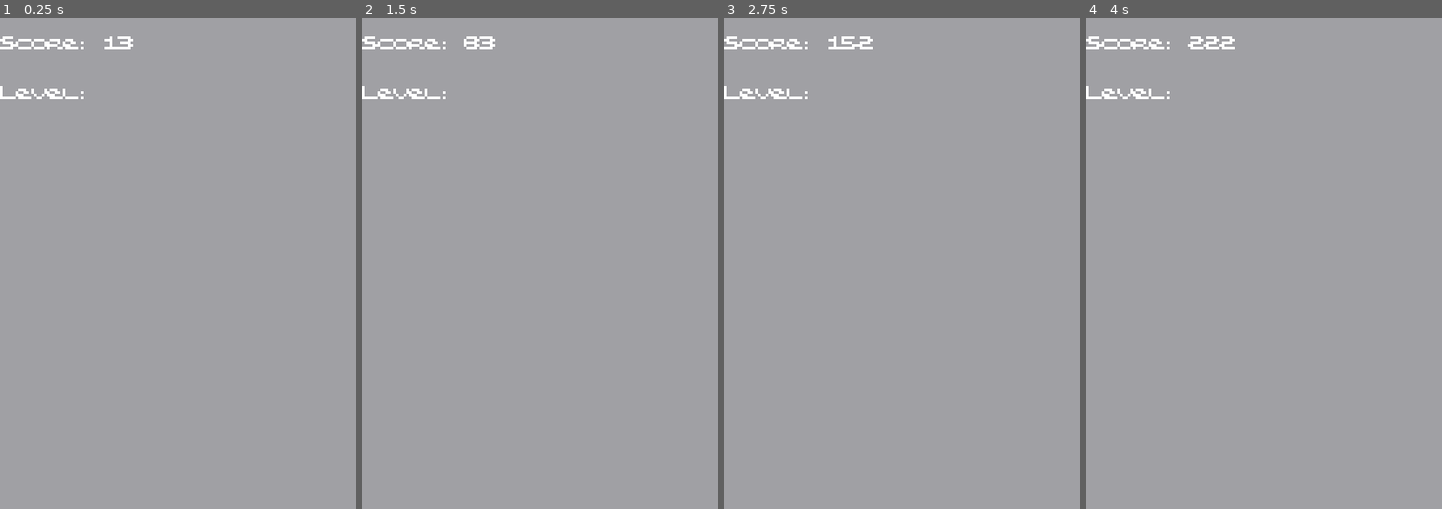
Above: before the commit, frames 1-4 (left to right).
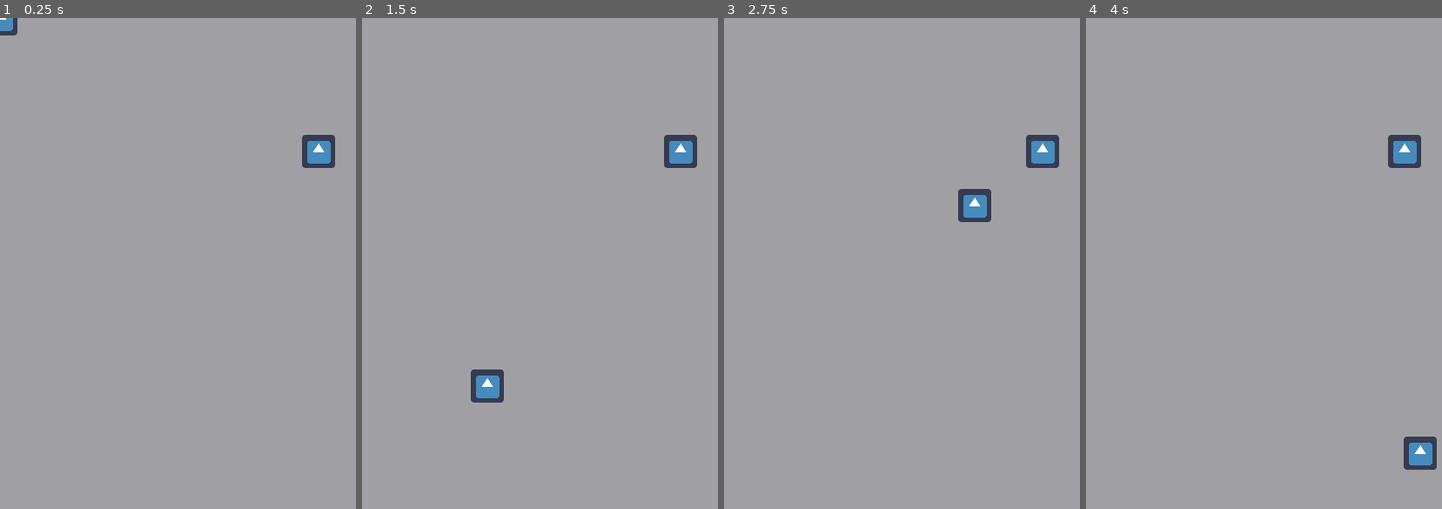
Above: after the commit, the same moments.

Repository: ClemiDouce/BigDive
Game: Godot game, scene res://src/Stage/TestStage.tscn
Same seed, same stepped clock (60 frames per second), same inputs: the game is played once before the commit and once after it. This scene is started directly instead of the project's main scene. The engine's default icon, where the game draws it, is replaced by a stand-in: a white triangle on a blue panel in a dark square. Sound files missing from this copy of the repository are replaced by a short silence.
Inputs (mouse positions are in pixels of both pictures, inside the frame that each line leads up to):
- Up to frame 1 (0.25 s): no input
- Up to frame 2 (1.5 s): tap Enter at 0.5 s; move the mouse to (661, 317) at 0.52 s; hold Right (move_right) 0.53-1.28 s; tap Space (use_power) at 0.6, 1.25, 1.35 s; move the mouse to (486, 386) at 1.27 s; hold Down (move_down) from 1.28 s (still down)
- Up to frame 3 (2.75 s): tap Enter at 2 s; move the mouse to (973, 204) at 2.02 s; release Down (move_down) at 2.03 s; hold Right (move_right) from 2.03 s (still down); tap Space (use_power) at 2.1 s
- Up to frame 4 (4 s): tap Space (use_power) at 2.75, 2.85, 3.6 s; move the mouse to (1274, 484) at 2.77 s; release Right (move_right) at 2.78 s; hold Up (move_up) 2.78-3.53 s; tap Enter at 3.5 s; move the mouse to (1420, 454) at 3.52 s; hold Left (move_left) from 3.53 s (still down)

The runs differ from the first frame. In frame 1, 1.4% of the frame differs, in the area x 0-95%, y 0-31%; in frame 2, 1.9%; in frame 3, 1.9%; in frame 4, 1.9%, in the area x 0-99%, y 3-93%.

Commit message:
Little tweaks

Diff:
--- a/project.godot
+++ b/project.godot
@@ -20,7 +20,7 @@
 
 [application]
 
-config/name="Ludum48"
+config/name="BigDive"
 run/main_scene="res://src/Stage/World.tscn"
 config/icon="res://assets/icons/icon.png"
 
--- a/src/GUI/HelpPanel/HelpPanels.tscn
+++ b/src/GUI/HelpPanel/HelpPanels.tscn
@@ -135,7 +135,7 @@
 text = "Graphism : Frerobin
 Sound : Frerobin
 Code: Dupy
-font: Subjugate by Somepx"
+font: myope by Somepx"
 __meta__ = {
 "_edit_use_anchors_": false
 }
@@ -427,11 +427,13 @@
 [node name="Anguille" type="AnimatedSprite" parent="Panels/Obstacles"]
 position = Vector2( 19.5, 34.5 )
 frames = SubResource( 8 )
+frame = 1
 playing = true
 
 [node name="Algue" type="AnimatedSprite" parent="Panels/Obstacles"]
 position = Vector2( 20.5, 56.5 )
 frames = SubResource( 11 )
+frame = 1
 playing = true
 
 [node name="AnimatedSprite" type="Sprite" parent="Panels/Obstacles"]
@@ -538,7 +540,7 @@
 margin_right = 139.0
 margin_bottom = 69.0
 custom_fonts/font = SubResource( 12 )
-text = "go fast in one direction"
+text = "go fast in your current direction"
 autowrap = true
 __meta__ = {
 "_edit_use_anchors_": false
--- a/src/Obstacle/Oursin.tscn
+++ b/src/Obstacle/Oursin.tscn
@@ -28,6 +28,8 @@
 
 [node name="Sprite" parent="." index="0"]
 frames = SubResource( 3 )
+frame = 1
+playing = true
 centered = false
 
 [node name="CollisionShape2D" parent="." index="1"]
--- a/src/Stage/TestStage.gd
+++ b/src/Stage/TestStage.gd
@@ -1,16 +1,10 @@
 extends Node2D
 
-var score = 0 setget set_score
-var level = 0
+onready var mouse = $Sprite
+onready var inverse = $Inverse
 
-
-
-func _on_Timer_timeout():
-	self.score += 1
-
-func set_score(new_value):
-	score = new_value
-	$Label.text = "Score: " + str(score)
-	if score / 1000 != level:
-		level = score / 1000
-		$Label2.text = "Level: " + str(level)
+func _process(_delta):
+	mouse.position = get_global_mouse_position()
+	var mouse_pos = mouse.position
+	var middle = Vector2(80, 256/2)
+	var window = middle * 2
--- a/src/Stage/TestStage.tscn
+++ b/src/Stage/TestStage.tscn
@@ -1,32 +1,17 @@
 [gd_scene load_steps=3 format=2]
 
 [ext_resource path="res://src/Stage/TestStage.gd" type="Script" id=1]
-[ext_resource path="res://assets/fonts/PixelFont.tres" type="DynamicFont" id=2]
+[ext_resource path="res://icon.png" type="Texture" id=2]
 
 [node name="TestStage" type="Node2D"]
 script = ExtResource( 1 )
 
-[node name="Timer" type="Timer" parent="."]
-wait_time = 0.018
-autostart = true
+[node name="Sprite" type="Sprite" parent="."]
+position = Vector2( 47, 45 )
+scale = Vector2( 0.2, 0.2 )
+texture = ExtResource( 2 )
 
-[node name="Label" type="Label" parent="."]
-margin_right = 40.0
-margin_bottom = 14.0
-custom_fonts/font = ExtResource( 2 )
-text = "Score: "
-__meta__ = {
-"_edit_use_anchors_": false
-}
-
-[node name="Label2" type="Label" parent="."]
-margin_top = 19.0
-margin_right = 40.0
-margin_bottom = 35.0
-custom_fonts/font = ExtResource( 2 )
-text = "Level: "
-__meta__ = {
-"_edit_use_anchors_": false
-}
-
-[connection signal="timeout" from="Timer" to="." method="_on_Timer_timeout"]
+[node name="Inverse" type="Sprite" parent="."]
+position = Vector2( 122, 51 )
+scale = Vector2( 0.2, 0.2 )
+texture = ExtResource( 2 )
--- a/src/Stage/World.tscn
+++ b/src/Stage/World.tscn
@@ -726,6 +726,7 @@
 [node name="GUI" type="CanvasLayer" parent="."]
 
 [node name="HUD-Power-up" type="Panel" parent="GUI"]
+visible = false
 margin_left = 1.0
 margin_top = 1.0
 margin_right = 25.0
